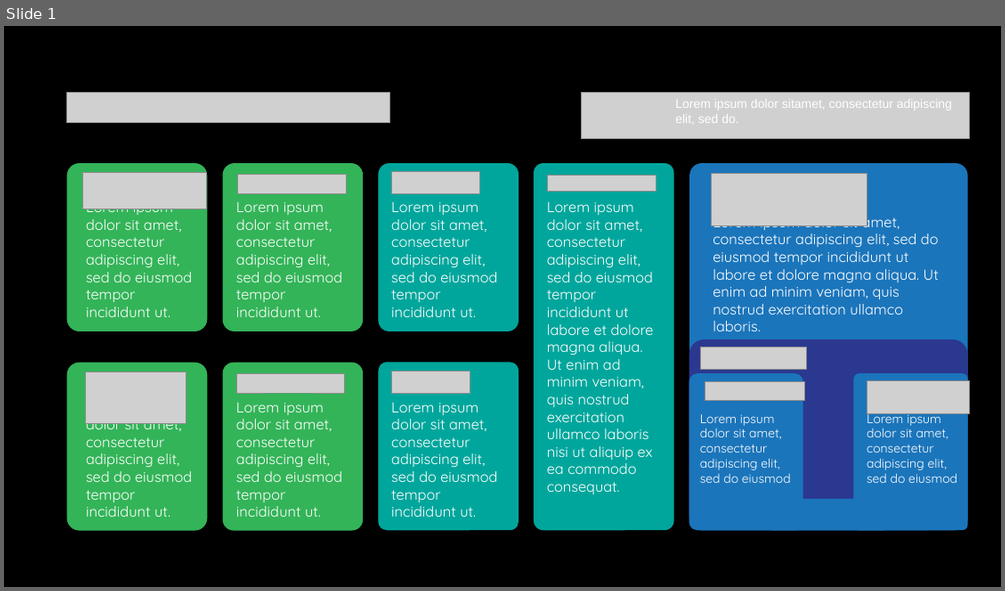
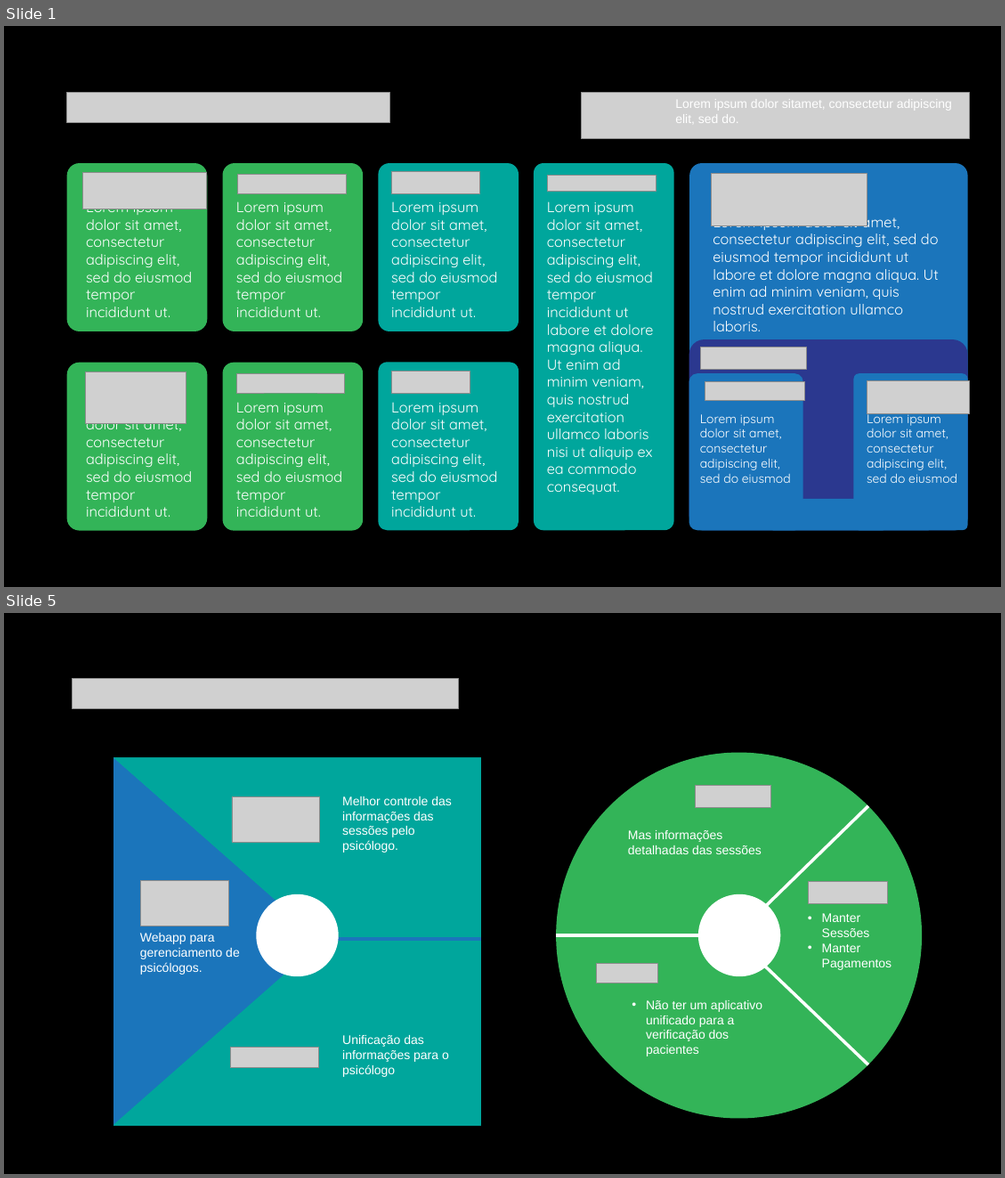
Before and after one commit to mjaramos/projeto_aplicado_igti, a slide deck: Documentos/Modelo Canvas do Projeto Aplicado - 2021.pptx. Shown one above the other, each under a label of ours: slide 1 before the commit, slides 1 and 5 after it; the slides between them are not shown. The pictures are 1005x591 and 1005x1178 pixels, drawn with LibreOffice and Linux fonts; fonts in the diff are those of the drawing; grey boxes stand for pictures. Boxes give left, top, right and bottom in pixels: in the first picture for what was removed or moved away, otherwise in the second. Text is boxed around its words. In the diff, an @@ line names an element or a change of style, - is before the commit and + after.

```diff
--- a/Documentos/Modelo Canvas do Projeto Aplicado - 2021.pptx
+++ b/Documentos/Modelo Canvas do Projeto Aplicado - 2021.pptx
@@ slide 5 added at box(4, 613, 1001, 1174), background #000000 @@
@@ picture added at box(72, 679, 459, 709) @@
@@ triangle added at box(113, 758, 323, 1125), fill #1B75BB @@
@@ rectangle added at box(114, 757, 481, 1125), fill #00BDB3, outline #008C84 1 pt @@
@@ triangle added at box(114, 757, 481, 1081), fill #00A69C @@
@@ ellipse added at box(556, 752, 922, 1118), fill #33B458 @@
@@ picture added at box(232, 797, 320, 842) @@
@@ text added at box(342, 796, 452, 852), 12 pt, text #FFFFFF @@
+Melhor controle das informações das sessões pelo psicólogo.
@@ picture added at box(695, 785, 771, 807) @@
@@ triangle added at box(114, 801, 481, 1125), fill #00A69C @@
@@ line added from (739, 933) to (868, 806), #FFFFFF 3 pt @@
@@ text added at box(628, 830, 761, 854), 12 pt, text #FFFFFF @@
+Mas informações detalhadas das sessões
@@ picture added at box(141, 881, 229, 925) @@
@@ ellipse added at box(256, 894, 339, 976), fill #FFFFFF @@
@@ ellipse added at box(699, 894, 781, 976), fill #FFFFFF @@
@@ picture added at box(809, 882, 888, 903) @@
@@ text added at box(140, 933, 240, 974), 12 pt, text #FFFFFF @@
+Webapp para gerenciamento de psicólogos.
@@ text added at box(822, 913, 891, 970), 12 pt, text #FFFFFF @@
+• Manter Sessões
+• Manter Pagamentos
@@ line added from (297, 939) to (481, 939), #1B75BB 3 pt @@
@@ line added from (556, 935) to (740, 935), #FFFFFF 3 pt @@
@@ line added from (736, 938) to (868, 1064), #FFFFFF 3 pt @@
@@ picture added at box(596, 963, 657, 983) @@
@@ text added at box(646, 1000, 762, 1056), 12 pt, text #FFFFFF @@
+• Não ter um aplicativo unificado para a verificação dos pacientes
@@ text added at box(342, 1035, 449, 1077), 12 pt, text #FFFFFF @@
+Unificação das informações para o psicólogo
@@ picture added at box(230, 1046, 318, 1068) @@
```
Also in this commit, not shown: 3 other slides added, 4 slides removed, 1 other file.
